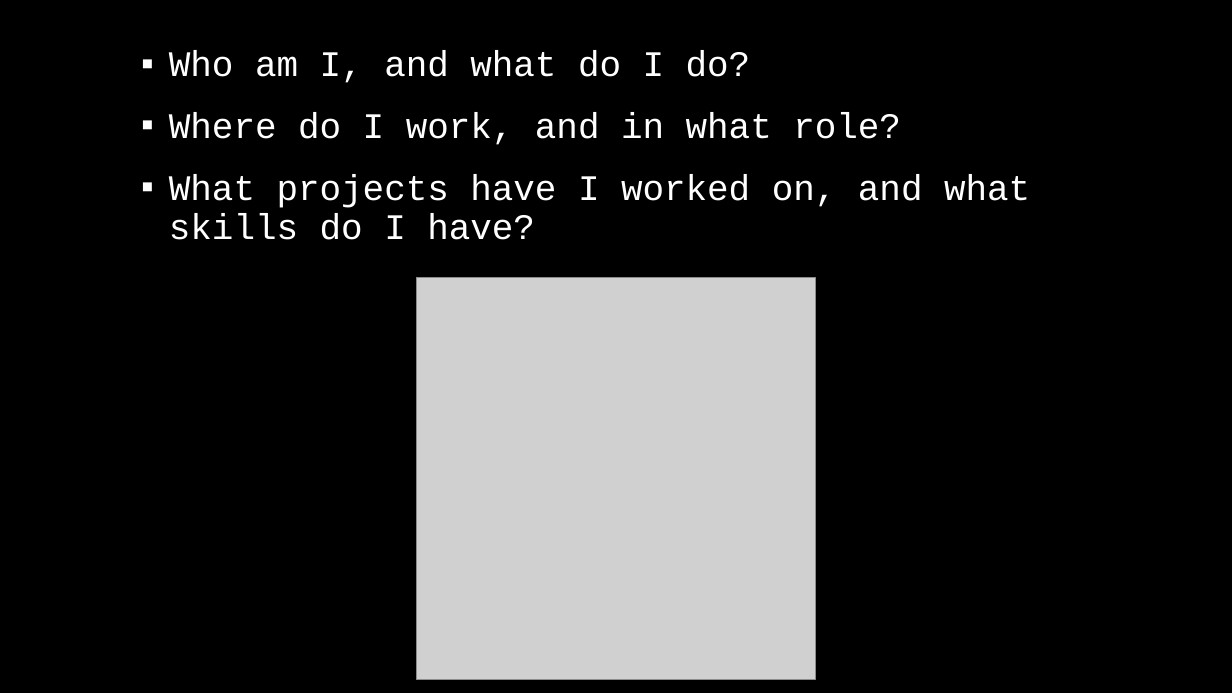
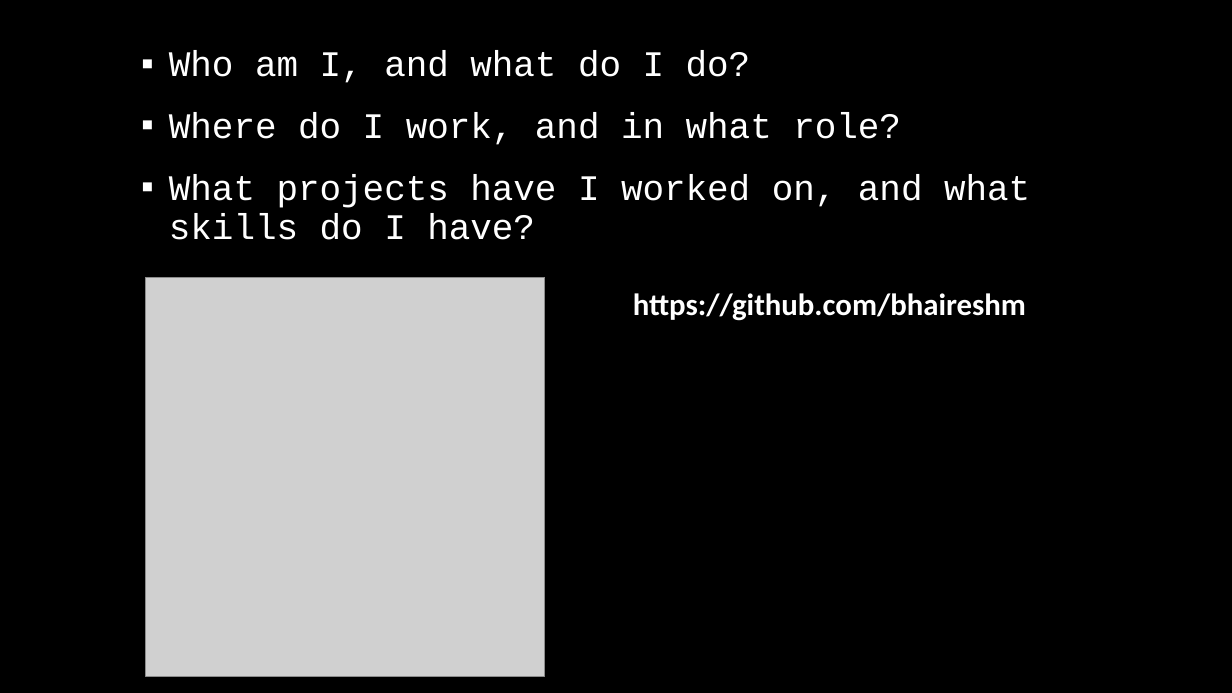
Before and after one commit to bhaireshm/seminar, a slide deck: slide 2 of LetsChartOurITJourney.pptx. Drawn at 1232x693 pixels with LibreOffice and Linux fonts; fonts in the diff are those of the drawing; grey boxes stand for pictures; background and template pictures are left out. Boxes give left, top, right and bottom in pixels: in the first picture for what was removed or moved away, otherwise in the second. Text is boxed around its words. In the diff, an @@ line names an element or a change of style, - is before the commit and + after.

Commit message:
chore: PPT updated.

```diff
--- a/LetsChartOurITJourney.pptx
+++ b/LetsChartOurITJourney.pptx
@@ picture added at bbox=[145, 277, 544, 677] @@
@@ picture removed at bbox=[417, 277, 816, 680] @@
@@ text added at bbox=[633, 293, 1026, 321], 24 pt, text #FFFFFF, bold @@
+https://github.com/bhaireshm
```
Also in this commit, not shown: 1 other slide changed, 1 slide added, 1 slide removed.
